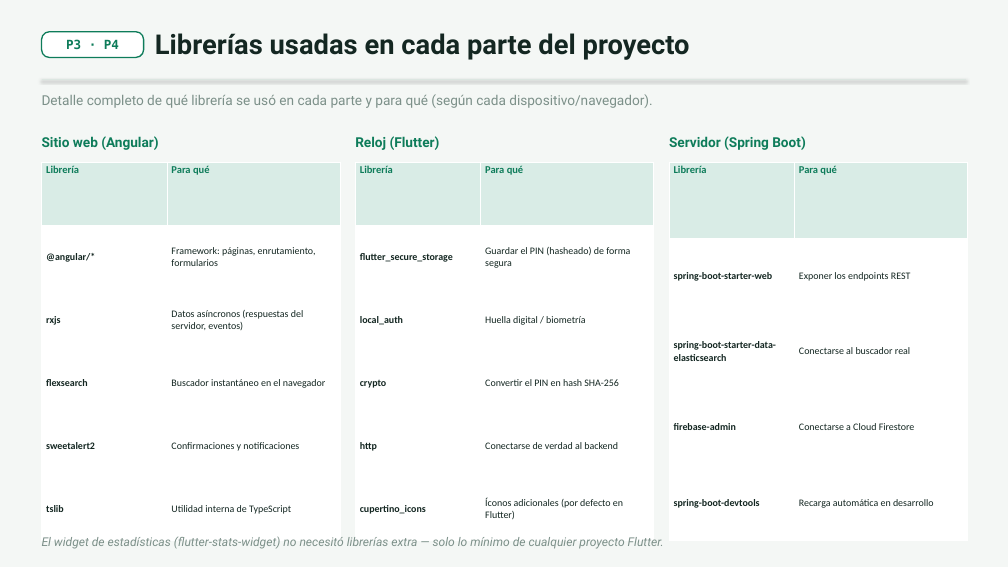
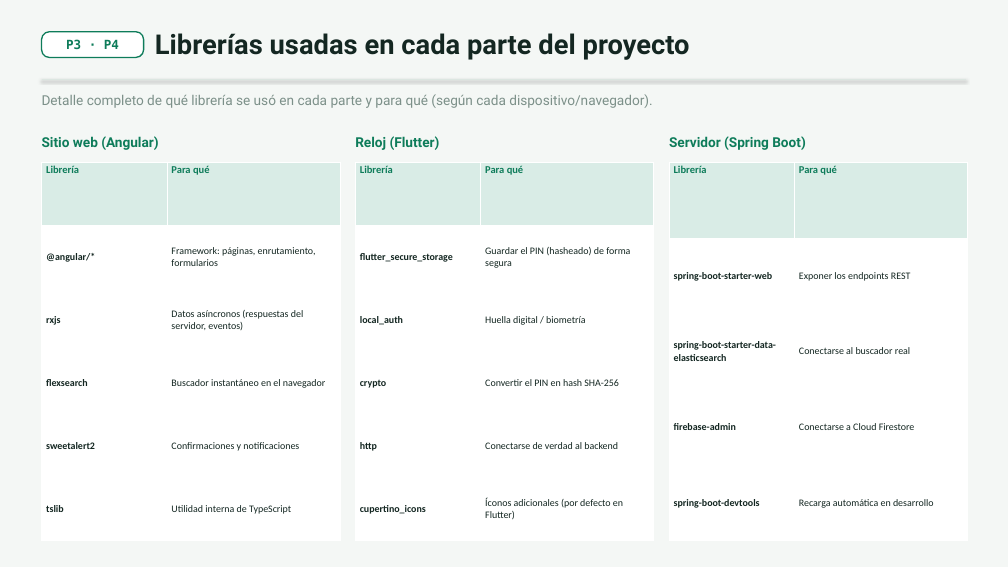
Before and after one commit to YosueCh/vitasync, a slide deck: slide 6 of VitaSync-Presentacion.pptx. Drawn at 1008x567 pixels with LibreOffice and Linux fonts; fonts in the diff are those of the drawing. Boxes give left, top, right and bottom in pixels: in the first picture for what was removed or moved away, otherwise in the second. Text is boxed around its words. In the diff, an @@ line names an element or a change of style, - is before the commit and + after.

```diff
--- a/VitaSync-Presentacion.pptx
+++ b/VitaSync-Presentacion.pptx
@@ text removed at [42, 537, 664, 549] @@
-El widget de estadísticas (flutter-stats-widget) no necesitó librerías extra — solo lo mínimo de cualquier proyecto Flutter.
```
Also in this commit, not shown: 7 other files.
